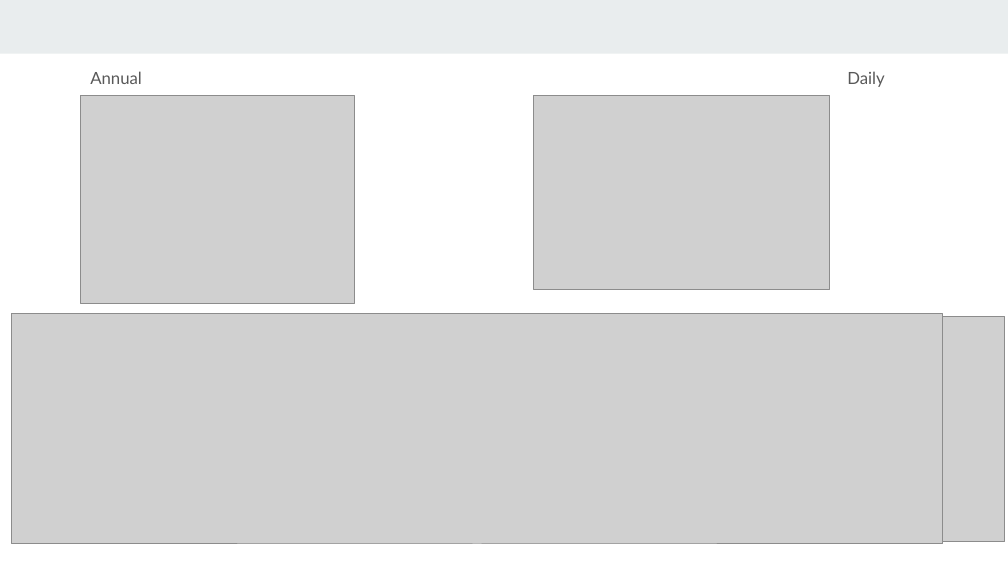
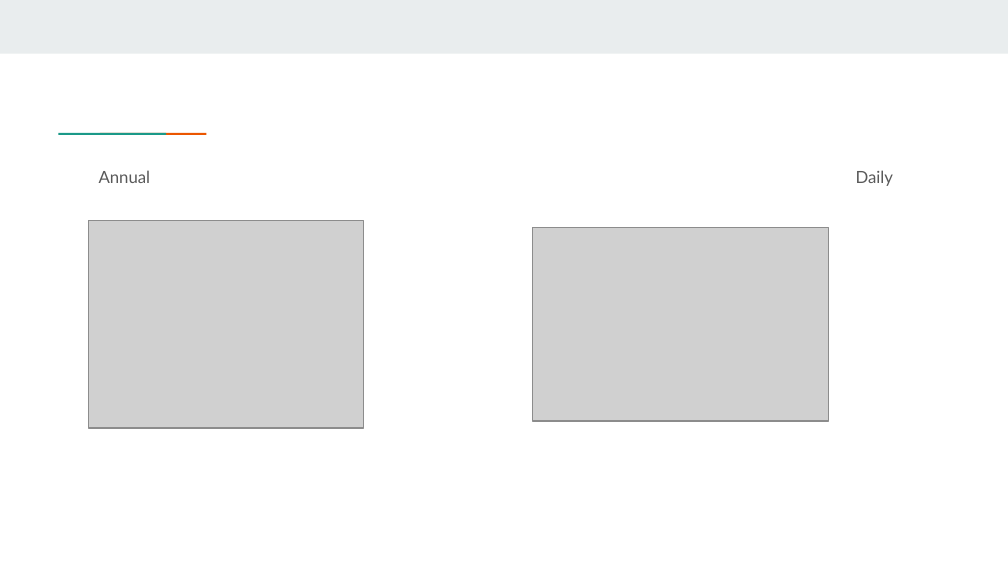
Before and after one commit to jkhy0508/Python_Gold_Rates, a slide deck: slide 4 of Gold Rates_Python Project.pptx. Drawn at 1008x567 pixels with LibreOffice and Linux fonts; fonts in the diff are those of the drawing; grey boxes stand for pictures. Boxes give left, top, right and bottom in pixels: in the first picture for what was removed or moved away, otherwise in the second. Text is boxed around its words. In the diff, an @@ line names an element or a change of style, - is before the commit and + after.

Commit message:
edit

```diff
--- a/Gold Rates_Python Project.pptx
+++ b/Gold Rates_Python Project.pptx
@@ rectangle added at [92, 131, 133, 136], fill #1A9988 @@
@@ rectangle added at [132, 131, 173, 136], fill #EB5600 @@
@@ text "Annual Daily": place and size @@
-text "Annual Daily" at [90, 71, 884, 87]
+text "Annual Daily" at [99, 170, 893, 186]
@@ picture: place and size @@
-picture at [81, 96, 355, 303]
+picture at [89, 221, 363, 428]
@@ picture: place and size @@
-picture at [534, 96, 831, 289]
+picture at [532, 228, 829, 421]
@@ picture removed at [11, 314, 942, 544] @@
@@ picture removed at [942, 317, 1005, 542] @@
```
Also in this commit, not shown: 2 other slides changed, 1 slide added, 1 slide removed.
